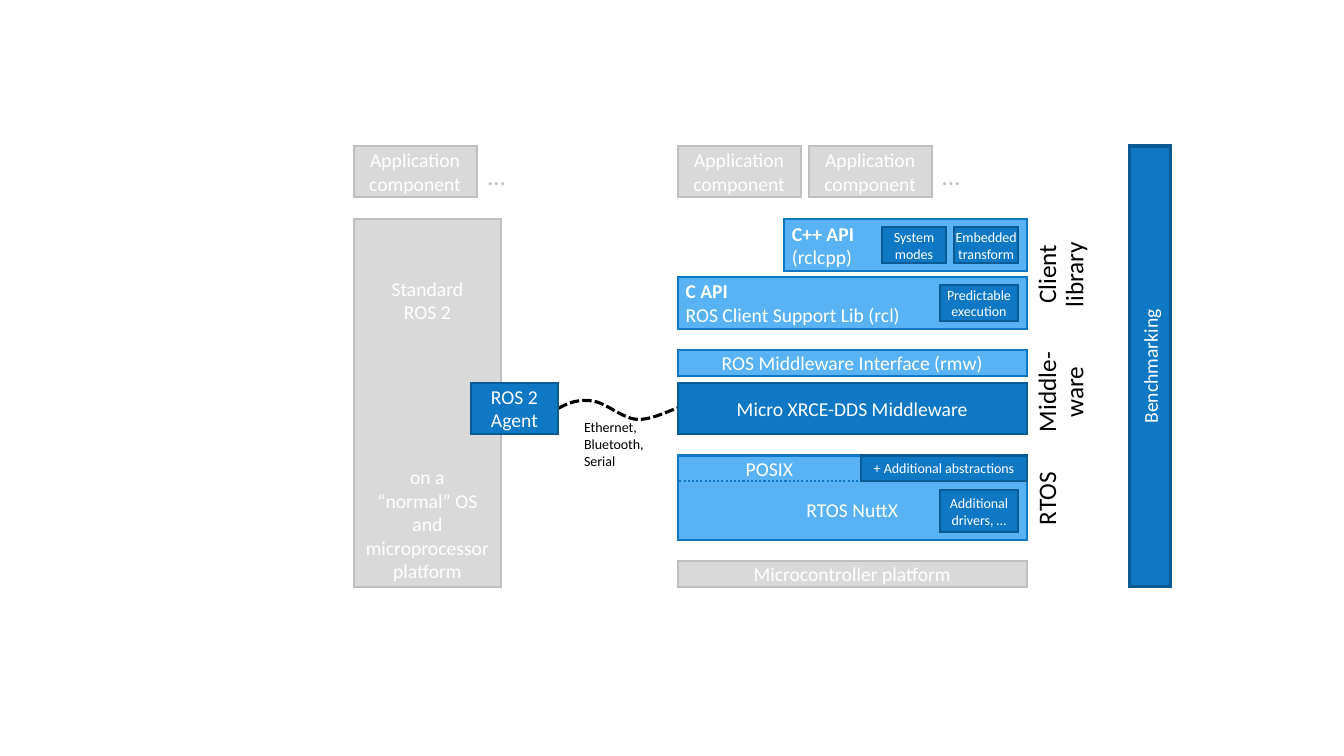
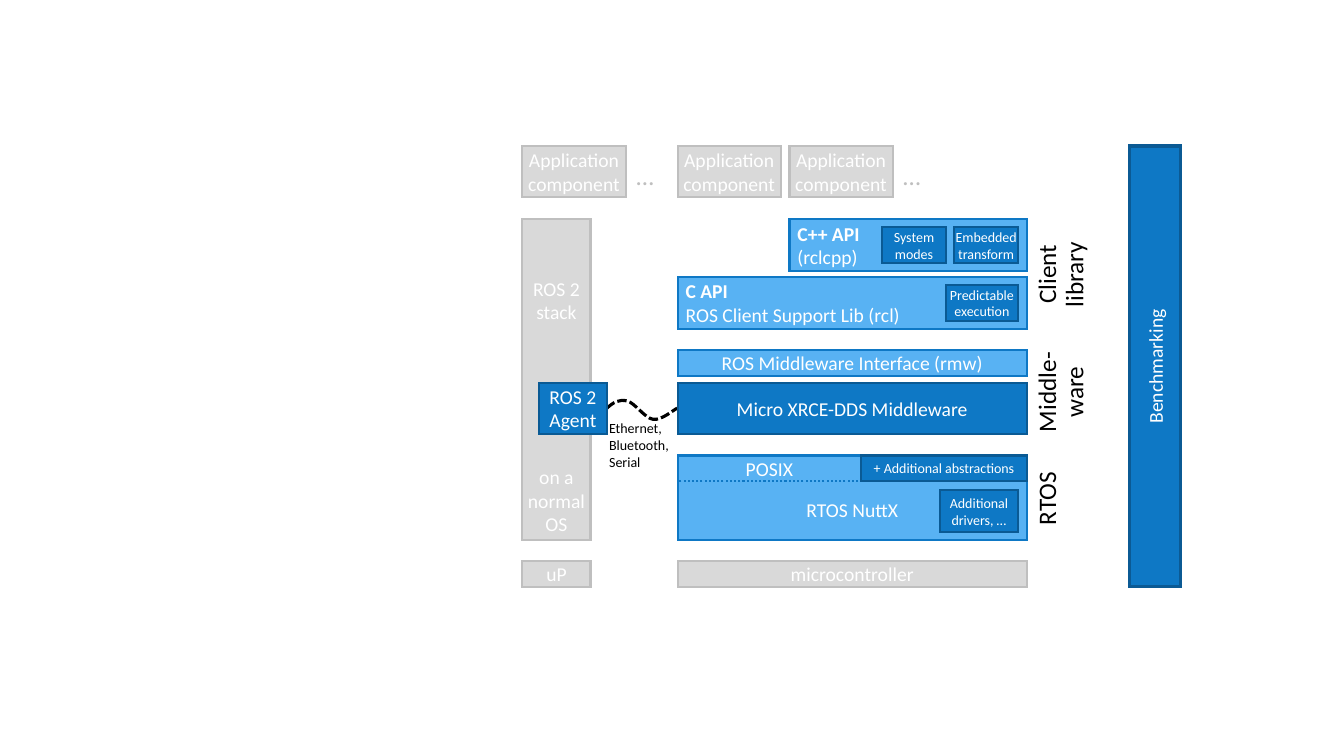
Before and after one commit to micro-ROS/micro-ROS.github.io, a slide deck: slide 1 of img/micro-ROS_architecture.pptx. Drawn at 1344x756 pixels with LibreOffice and Linux fonts; fonts in the diff are those of the drawing. Boxes give left, top, right and bottom in pixels: in the first picture for what was removed or moved away, otherwise in the second. Text is boxed around its words. In the diff, an @@ line names an element or a change of style, - is before the commit and + after.

Commit message:
Centered stack in architecture image and improved text.

```diff
--- a/img/micro-ROS_architecture.pptx
+++ b/img/micro-ROS_architecture.pptx
@@ rectangle "Application component": place and size @@
-rectangle "Application component" at box(354, 146, 477, 198)
+rectangle "Application component" at box(522, 146, 625, 198)
@@ rectangle "Application component": place and size @@
-rectangle "Application component" at box(678, 146, 801, 198)
+rectangle "Application component" at box(678, 146, 780, 198)
@@ rectangle "Application component": place and size @@
-rectangle "Application component" at box(809, 146, 932, 198)
+rectangle "Application component" at box(789, 146, 892, 198)
@@ rectangle "Benchmarking": place and size @@
-rectangle "Benchmarking" at box(1129, 146, 1171, 587)
+rectangle "Benchmarking" at box(1129, 146, 1181, 587)
@@ text "…": place and size @@
-text "…" at box(478, 155, 528, 196)
+text "…" at box(627, 155, 678, 196)
@@ text "…": place and size @@
-text "…" at box(933, 155, 983, 196)
+text "…" at box(893, 155, 944, 196)
@@ rectangle "ROS 2": place and size @@
-rectangle "ROS 2" at box(354, 220, 501, 587)
+rectangle "ROS 2" at box(522, 220, 591, 540)
@@ rectangle "C++ API (rclcpp)": place and size @@
-rectangle "C++ API (rclcpp)" at box(784, 220, 1027, 271)
+rectangle "C++ API (rclcpp)" at box(789, 220, 1026, 271)
@@ text in rectangle at box(528, 278, 585, 537): text changed @@
-Standard
-ROS 2
-on a
-“normal” OS
-and
-microprocessor
-platform
+ROS 2
+stack
+on a
+normal
+OS
@@ rectangle "Predictable execution": place and size @@
-rectangle "Predictable execution" at box(941, 285, 1018, 321)
+rectangle "Predictable execution" at box(946, 285, 1018, 321)
@@ rectangle "ROS 2": place and size @@
-rectangle "ROS 2" at box(471, 383, 559, 435)
+rectangle "ROS 2" at box(539, 383, 607, 435)
@@ text "Ethernet, Bluetooth, Serial" rewrapped from box(584, 420, 644, 466) to box(609, 440, 669, 467) @@
@@ freeform shape: place and size @@
-freeform shape at box(559, 400, 678, 419)
+freeform shape at box(607, 400, 678, 419)
@@ rectangle added at box(522, 561, 591, 587), fill #D9D9D9, outline #BFBFBF 1.5 pt, 14 pt, text #FFFFFF @@
+uP
@@ text in rectangle at box(791, 563, 914, 587): text changed @@
-Microcontroller platform
+microcontroller
```
Also in this commit, not shown: 2 other files.
